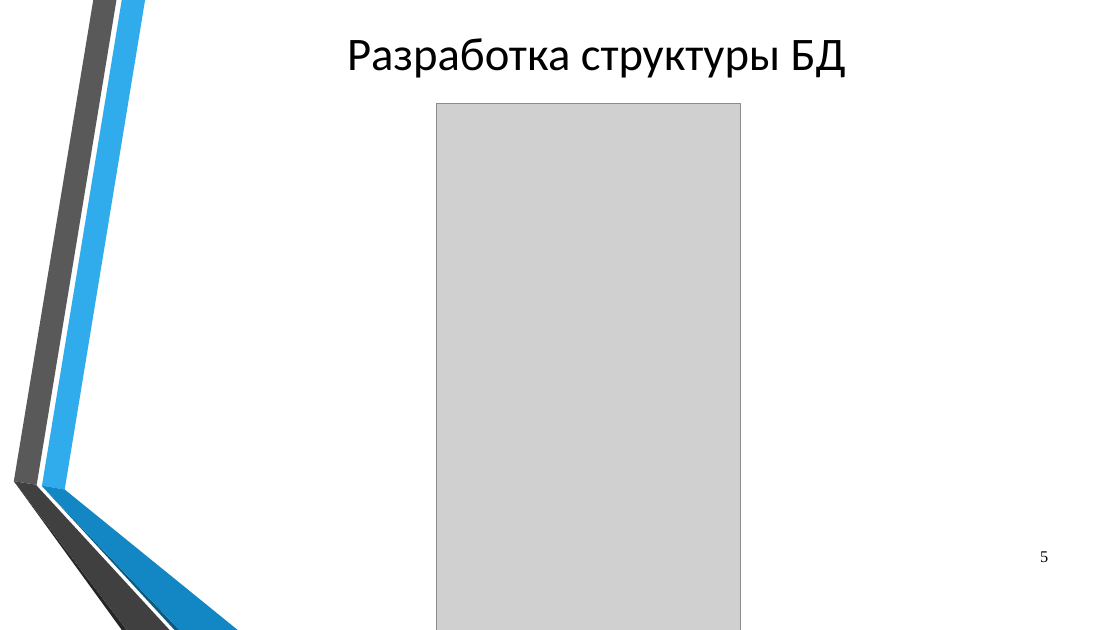
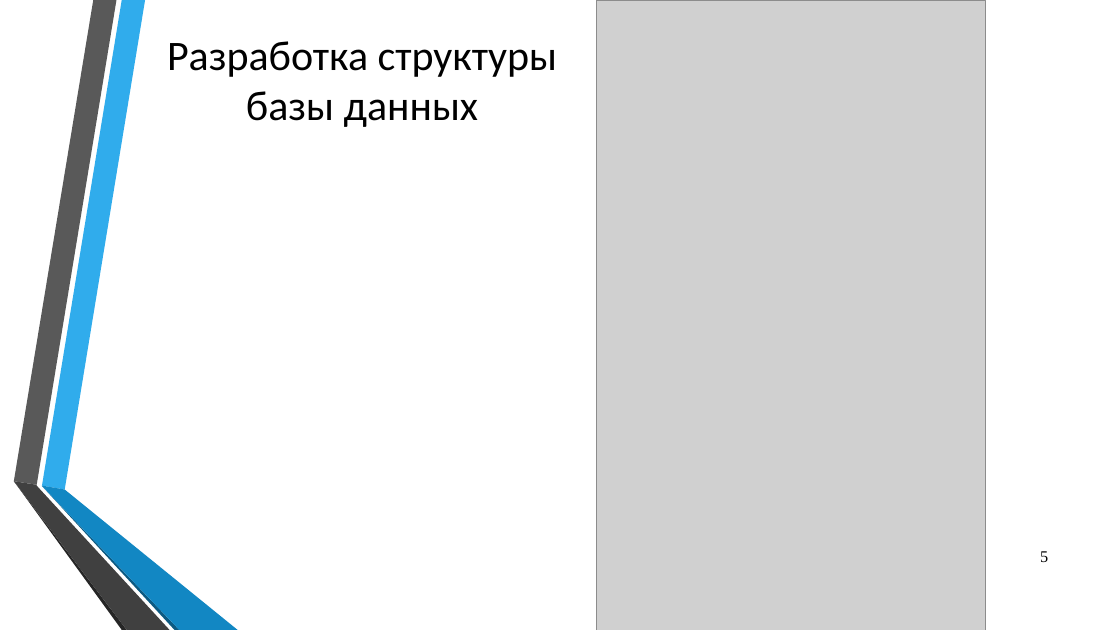
Before and after one commit to Yaroher2442/diplom-dev, a slide deck: slide 5 of diplom_preza.pptx. Drawn at 1120x630 pixels with LibreOffice and Linux fonts; fonts in the diff are those of the drawing; grey boxes stand for pictures; background and template pictures are left out. Boxes give left, top, right and bottom in pixels: in the first picture for what was removed or moved away, otherwise in the second. Text is boxed around its words. In the diff, an @@ line names an element or a change of style, - is before the commit and + after.

```diff
--- a/diplom_preza.pptx
+++ b/diplom_preza.pptx
@@ picture: place and size @@
-picture at [437,103,741,630]
+picture at [597,0,986,630]
@@ title at [167,41,557,127]: text changed; size 40 to 36 pt @@
-Разработка структуры БД
+Разработка структуры базы данных
```
Also in this commit, not shown: 2 other slides changed.
